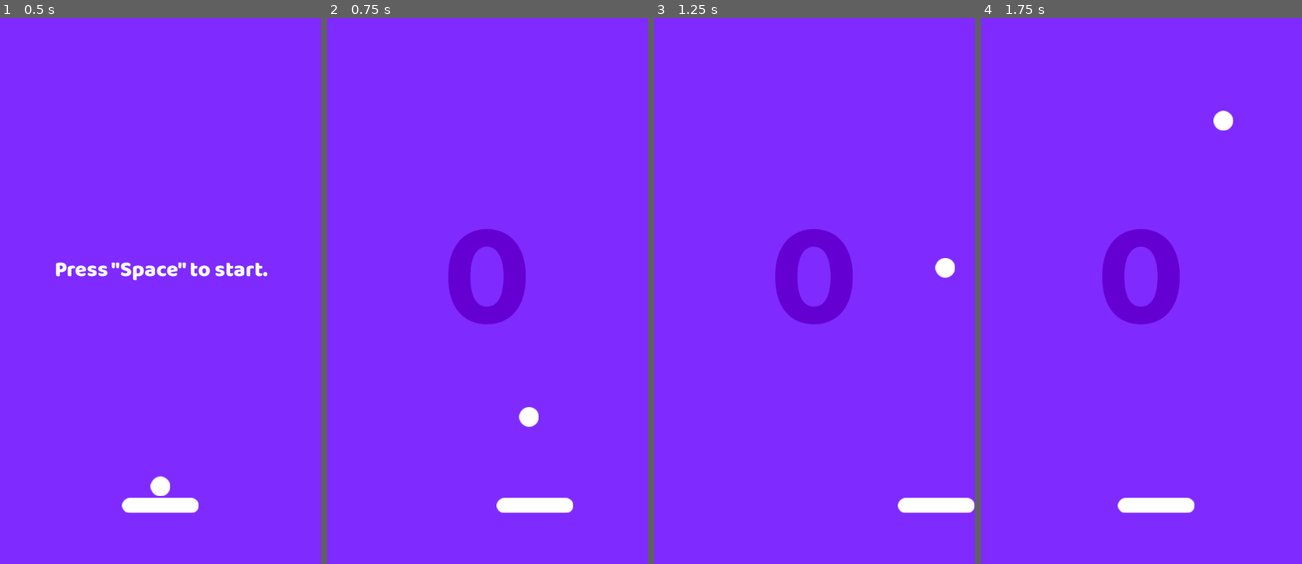
Above: before the commit, frames 1-4 (left to right).
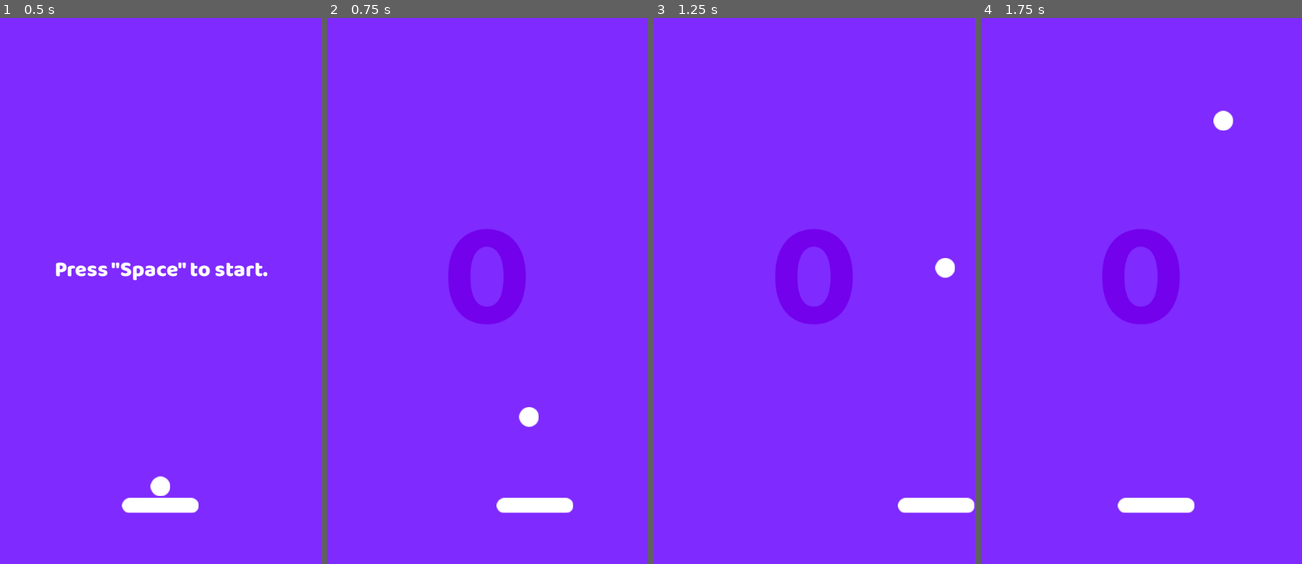
Above: after the commit, the same moments.

Repository: OiFelipee/Godot-PongProject
Game: Godot game, scene res://scenes/game.tscn
Two runs of this game, one before a commit and one after it. Both use one fixed random seed, a clock stepped at 60 frames per second and the inputs below.
Inputs:
- Up to frame 1 (0.5 s): no input
- Up to frame 2 (0.75 s): tap Space (Start) at 0.5 s; hold Right (ui_right) from 0.53 s (still down); hold Space (Start) from 0.53 s (still down)
- Up to frame 3 (1.25 s): keep holding Right (ui_right); keep holding Space (Start)
- Up to frame 4 (1.75 s): release Right (ui_right) at 1.28 s; release Space (Start) at 1.28 s; hold Left (ui_left) from 1.28 s (still down); tap Space (Start) at 1.35 s

Frame 1 is identical in both runs. In frame 2, 2.4% of the frame differs, in the area x 37-62%, y 38-57%; in frame 3, 2.4%; in frame 4, 2.4%.

Commit message:
finalizei o projeto do jogo, e fiz um script simples porem complexo para mim, de dicionarios e troca de cores do fundo, do numero de pongs e dos asteroids.

Diff:
--- a/project.godot
+++ b/project.godot
@@ -29,6 +29,14 @@
 ]
 }
 
+[layer_names]
+
+2d_physics/layer_1="Player"
+2d_physics/layer_2="Ball"
+2d_physics/layer_3="Wall"
+2d_physics/layer_4="Asteroid"
+2d_physics/layer_5="Hole"
+
 [rendering]
 
 renderer/rendering_method="mobile"
--- a/scenes/asteroid.tscn
+++ b/scenes/asteroid.tscn
@@ -6,19 +6,22 @@
 [sub_resource type="CircleShape2D" id="CircleShape2D_6mo6b"]
 radius = 45.17743
 
-[node name="Asteroid" type="Area2D"]
-position = Vector2(0, 3)
+[node name="Asteroid" type="Area2D" groups=["asteroids"]]
+collision_layer = 8
+collision_mask = 2
 script = ExtResource("1_6mo6b")
 
 [node name="Sprite2D" type="Sprite2D" parent="."]
 texture = ExtResource("1_akfqu")
 
 [node name="CollisionShape2D" type="CollisionShape2D" parent="."]
+position = Vector2(0, 2)
 shape = SubResource("CircleShape2D_6mo6b")
 
 [node name="VisibleOnScreenNotifier2D" type="VisibleOnScreenNotifier2D" parent="."]
 
 [node name="TimerDelete" type="Timer" parent="."]
 
+[connection signal="body_entered" from="." to="." method="_on_body_entered"]
 [connection signal="screen_exited" from="VisibleOnScreenNotifier2D" to="." method="_on_visible_on_screen_notifier_2d_screen_exited"]
 [connection signal="timeout" from="TimerDelete" to="." method="_on_timer_delete_timeout"]
--- a/scenes/game.tscn
+++ b/scenes/game.tscn
@@ -10,7 +10,7 @@
 [sub_resource type="LabelSettings" id="LabelSettings_iywne"]
 font = ExtResource("2_lbhrr")
 font_size = 250
-font_color = Color(0.39600453, 0.0019100207, 0.8286042, 1)
+font_color = Color(0.4509804, 0.003921569, 0.9254902, 1)
 
 [sub_resource type="RectangleShape2D" id="RectangleShape2D_yqjtg"]
 size = Vector2(585, 20)
@@ -44,24 +44,32 @@
 vertical_alignment = 1
 
 [node name="TopWall" type="StaticBody2D" parent="."]
+collision_layer = 4
+collision_mask = 2
 
 [node name="CollisionShape2D" type="CollisionShape2D" parent="TopWall"]
 position = Vector2(277.5, -10)
 shape = SubResource("RectangleShape2D_yqjtg")
 
 [node name="LeftWall" type="StaticBody2D" parent="."]
+collision_layer = 4
+collision_mask = 3
 
 [node name="CollisionShape2D" type="CollisionShape2D" parent="LeftWall"]
 position = Vector2(-9, 476)
 shape = SubResource("RectangleShape2D_lnu2h")
 
 [node name="RightWall" type="StaticBody2D" parent="."]
+collision_layer = 4
+collision_mask = 3
 
 [node name="CollisionShape2D" type="CollisionShape2D" parent="RightWall"]
 position = Vector2(548.5, 476.125)
 shape = SubResource("RectangleShape2D_lnu2h")
 
 [node name="Hole" type="Area2D" parent="."]
+collision_layer = 16
+collision_mask = 2
 
 [node name="CollisionShape2D" type="CollisionShape2D" parent="Hole"]
 position = Vector2(269, 1008)
@@ -70,11 +78,14 @@
 
 [node name="Player" parent="." instance=ExtResource("2_yqjtg")]
 position = Vector2(270, 862)
+collision_mask = 6
 speed = 400
 
 [node name="Ball" parent="." instance=ExtResource("3_lnu2h")]
 z_index = 1
 position = Vector2(270, 830)
+collision_layer = 2
+collision_mask = 29
 
 [node name="Tutorial" type="Label" parent="."]
 offset_top = 419.0
--- a/script/asteroid.gd
+++ b/script/asteroid.gd
@@ -27,4 +27,8 @@
 
 func _on_timer_delete_timeout() -> void:
 	queue_free()
-	print ("deleted")
+
+
+func _on_body_entered(body: Node2D) -> void:
+	body.pong += 1
+	queue_free()
--- a/script/ball.gd
+++ b/script/ball.gd
@@ -6,6 +6,7 @@
 @export var incremental_speed = 1.02
 var angle = [250, -250, 300, -300]
 var pong = 0
+var max_speed = 1500
 
 
 #se apertou space e a variavel started segue false, o jogo começa
@@ -19,8 +20,12 @@
 		var _collision = move_and_collide(velocity*_delta)
 		if _collision != null:
 			if _collision.get_collider().name == "TopWall":
-				pong += 1
-				velocity = velocity.bounce(_collision.get_normal()) * incremental_speed
+				if (velocity.length() > max_speed):
+					pong += 1
+					velocity = velocity.bounce(_collision.get_normal())
+				else:
+					pong += 1
+					velocity = velocity.bounce(_collision.get_normal()) * incremental_speed
 			else:
 				velocity = velocity.bounce(_collision.get_normal())
 
--- a/script/game.gd
+++ b/script/game.gd
@@ -5,29 +5,37 @@
 @onready var ball = $Ball
 @onready var tutorial = $Tutorial
 @onready var positions = $Positions
+@onready var background: Sprite2D = $Background
+
 var last_position
 var asteroid_scene = preload("res://scenes/asteroid.tscn")
+
+var resource_asteroids = {}
+var resource_background = {}
+var resource_color_label = {}
+
+var new_asteroid_color
+
+func _ready() -> void:
+	preload_resources()
 
 func _process(_delta: float) -> void:
 
 	if ball.started:
 		label_pongs.visible = true
 		tutorial.visible = false
+		check_pongs(ball.pong)
 
 	label_pongs.text = str(ball.pong)
 
-
-# bolinha saiu, reinicia
 func _on_hole_body_entered(_body: Node2D) -> void:
 	call_deferred("reload_scene")
 
 func reload_scene():
 	get_tree().reload_current_scene()
 
-
 func _on_timer_spawner_timeout() -> void:
 	spawn_asteroid()
-
 
 func spawn_asteroid():
 	if (ball.started):
@@ -37,7 +45,67 @@
 		if (_spawn_position != last_position):
 			var _asteroid_instance = asteroid_scene.instantiate()
 			_asteroid_instance.global_position =  _spawn_position.position
+			if new_asteroid_color != null:
+				_asteroid_instance.get_node("Sprite2D").texture = new_asteroid_color
 			add_child(_asteroid_instance)
 			last_position = _spawn_position
 		else:
 			spawn_asteroid()
+
+func preload_resources():
+	resource_asteroids = {
+		"asteroid1" = preload("res://sprites/Asteroide1.png"),
+		"asteroid2" = preload("res://sprites/Asteroide2.png"),
+		"asteroid3" = preload("res://sprites/Asteroide3.png"),
+		"asteroid4" = preload("res://sprites/Asteroide4.png"),
+		"asteroid5" = preload("res://sprites/Asteroide5.png"),
+		"asteroid6" = preload("res://sprites/Asteroide6.png"),
+	}
+	resource_background = {
+		"background1": preload("res://sprites/Fundo1.png"),
+		"background2": preload("res://sprites/Fundo2.png"),
+		"background3": preload("res://sprites/Fundo3.png"),
+		"background4": preload("res://sprites/Fundo4.png"),
+		"background5": preload("res://sprites/Fundo5.png"),
+		"background6": preload("res://sprites/Fundo6.png"),
+	}
+	resource_color_label = {
+		"color1": "7301ec",
+		"color2":"4196ff",
+		"color3":"4ea771",
+		"color4":"fe9c35",
+		"color5":"ff5d5d",
+		"color6":"762d79",
+	}
+
+func check_pongs(pong):
+	match pong:
+		0:
+			update_colors("color1", "background1")
+		10:
+						update_colors("color2", "background2")
+						uptade_asteroids("asteroid2")
+		20:
+						update_colors("color3", "background3")
+						uptade_asteroids("asteroid3")
+		30:
+						update_colors("color4", "background4")
+						uptade_asteroids("asteroid4")
+		40:
+						update_colors("color5", "background5")
+						uptade_asteroids("asteroid5")
+		50:
+						update_colors("color6", "background6")
+						uptade_asteroids("asteroid6")
+
+func update_colors(key_color_label, key_color_bg):
+	label_pongs.label_settings.font_color = resource_color_label[key_color_label]
+	background.set_texture(resource_background[key_color_bg])
+
+func uptade_asteroids(key_asteroids):
+	var asteroids = get_tree().get_nodes_in_group("asteroids")
+
+	for asteroid in asteroids:
+		asteroid.get_node("Sprite2D").texture = resource_asteroids[key_asteroids]
+
+	new_asteroid_color = resource_asteroids[key_asteroids]
